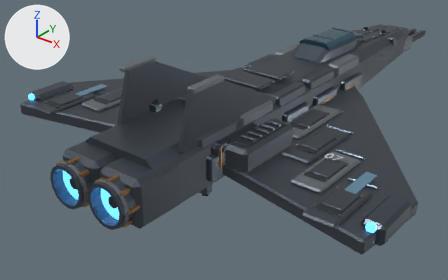
What one commit did to the glTF model assets/ships/interceptor.glb.
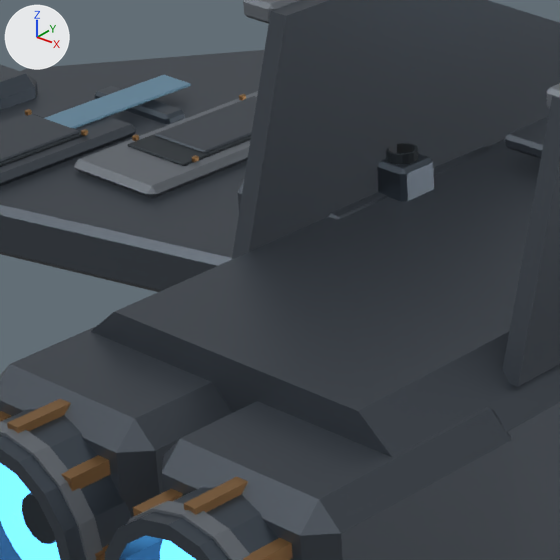
Old and new are each drawn whole from a camera (50 mm lens) standing at (16.32, -24.41, 11.88) and looking at (-2.46, -0.93, -2.68) and again close up on the part from 14% to 42% of the width and 24% to 69% of the height. Every picture has the same lights, and +X, +Y and +Z are marked at upper left. The first two pictures are the older version. Where no turn or scale is listed for an object, it has been applied to the vertices. Vertices at exactly the same position are counted once.

Before the edit, the objects in view are built like this:
```python
me_armored_central_fuselage_001 = bpy.data.meshes.new('Armored central fuselage.001')
me_armored_central_fuselage_001.from_pydata(...)  # 7254 vertices, 13296 faces; spans x -9.8..9.8, y -12.2..18.4, z -2.1..3.5
me_armored_central_fuselage_001.materials.append(mat_armor___graphite_titanium)  # greyish blue #4d555d
me_armored_central_fuselage_001.materials.append(mat_armor___raised_ceramic)  # grey #6f767d
me_armored_central_fuselage_001.materials.append(mat_edge___brushed_alloy)  # greyish blue #4d5761
me_armored_central_fuselage_001.materials.append(mat_recess___carbon)  # dark grey #2c343a
me_armored_central_fuselage_001.materials.append(mat_thermal___copper_manifold)  # brown #997348
me_armored_central_fuselage_001.materials.append(mat_engineglow)  # blue #59b6ff, glowing blue #59b6ff
me_armored_central_fuselage_001.materials.append(mat_iff)  # blue #739bb5
me_armored_central_fuselage_001.materials.append(mat_markings___ivory)  # light grey #dadede
me_armored_central_fuselage_001.materials.append(mat_canopy___smoked_blue)  # dark cyan #275769
me_armored_central_fuselage_001.materials.append(mat_shieldglow)  # cyan #50c0e7, glowing cyan #43a4c5
ob_fleethull = bpy.data.objects.new('FleetHull', me_armored_central_fuselage_001)
ob_fleethull.location = (0.0, 0.0, 0.0)
```
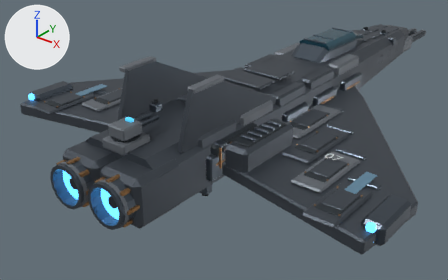
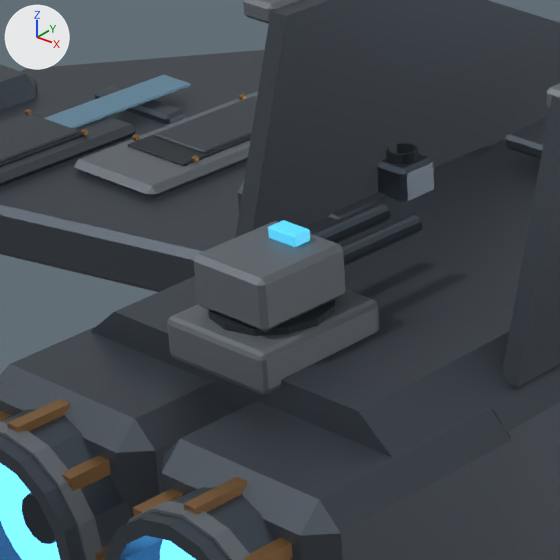
The edits, one by one:
me_armored_central_fuselage_001 is used by ob_fleethull; location (0.0, 0.0, 0.0).
me_armored_central_fuselage_001 had 7254 vertices, 13296 faces and spanned x -9.8..9.8, y -12.2..18.4, z -2.1..3.5.
me_armored_central_fuselage_001 now has 7334 vertices, 13448 faces and spans x -9.8..9.8, y -12.2..18.4, z -2.1..3.5.
me_armored_central_fuselage_001 part 1: a new loose piece, a 12-sided cylinder along z spanning x -0.55..0.55, y -10.55..-9.45, z 1.49..1.71, in mat_recess___carbon (dark grey #2c343a).
me_armored_central_fuselage_001 part 2: a new loose piece of 56 vertices spanning x -0.6..0.6, y -10.7..-9.3, z 1.2..1.7, in mat_armor___raised_ceramic (grey #6f767d).
Other edits to the shape of me_armored_central_fuselage_001 do not show in these pictures.
Mesh me_pd_0_barrel_006 is new.
It has 72 vertices, 132 faces and spans x -0.281..0.28, y 0.151..1.568, z -0.082..0.358.
Faces by material slot: [88, 44].
It uses material mat_edge___brushed_alloy (greyish blue #4d5761).
It uses material mat_shieldglow (cyan #50c0e7, glowing cyan #43a4c5).
Mesh me_pd_0_receiver_003 is new.
It has 24 vertices, 44 faces and spans x -0.44..0.44, y -0.495..0.495, z 0.11..0.605.
It uses material mat_armor___raised_ceramic (grey #6f767d).
Object 'mesh_pd_pitch_1' (ob_mesh_pd_pitch_1) is new; it shows me_pd_0_barrel_006.
Its location is (0.0, -10.0, 1.96).
Object 'mesh_pd_yaw_1' (ob_mesh_pd_yaw_1) is new; it shows me_pd_0_receiver_003.
Its location is (0.0, -10.0, 1.6).

What differs and where, as boxes [x1, y1, x2, y2] in the close-ups (560 x 560 px):
'mesh_pd_yaw_1', added: after [194, 221, 346, 332]
'mesh_pd_pitch_1', added: after [268, 204, 422, 266]
    faces in mat_edge___brushed_alloy (greyish blue #4d5761): [312, 204, 422, 266]
    faces in mat_shieldglow (cyan #50c0e7, glowing cyan #43a4c5): [268, 220, 310, 247]
part 1 of me_armored_central_fuselage_001, added: after [209, 300, 335, 336]
part 2 of me_armored_central_fuselage_001, added: after [167, 290, 379, 394]
